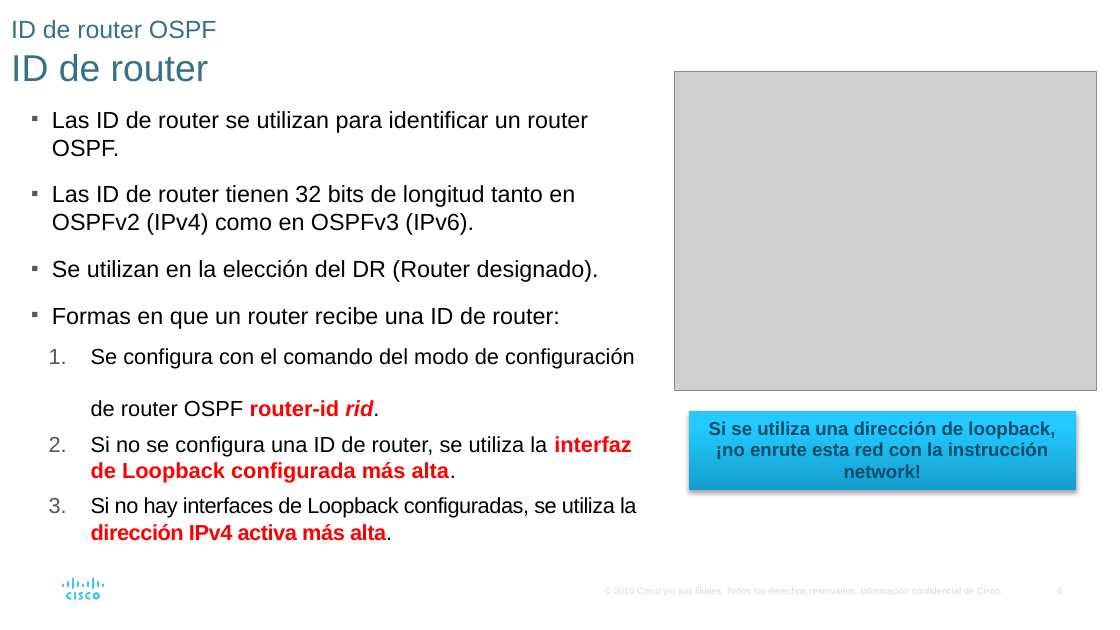
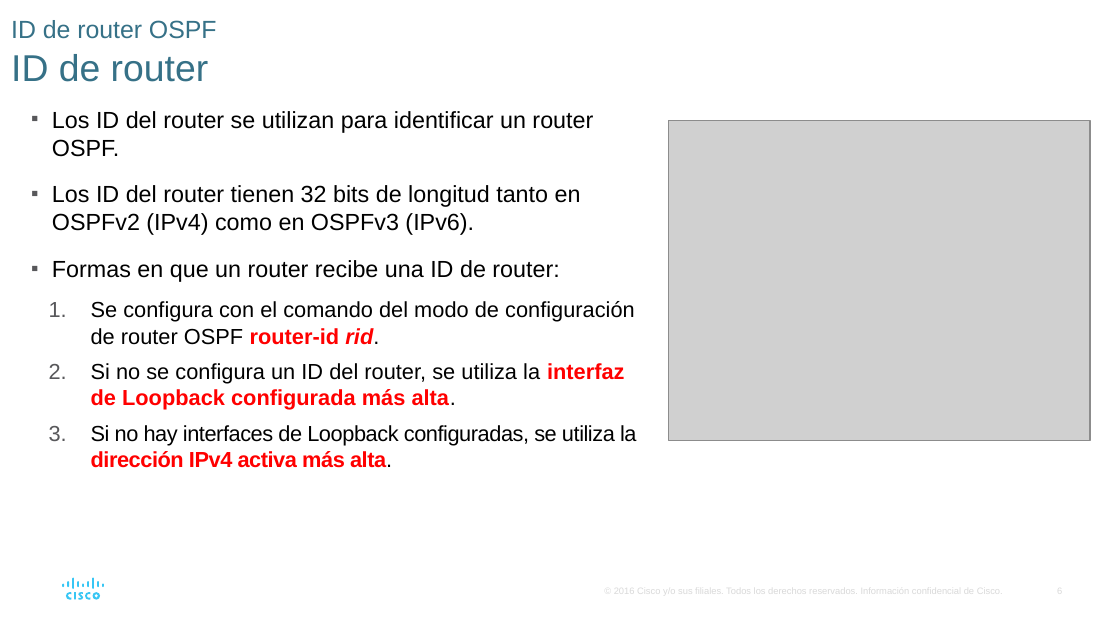
Before and after one commit to lizetheP/Seguridad, a slide deck: slide 6 of Calendario2024/Presentaciones/7_5_Ruteo_dinamico_OSPF.pptx. Drawn at 1120x630 pixels with LibreOffice and Linux fonts; fonts in the diff are those of the drawing; grey boxes stand for pictures. Boxes give left, top, right and bottom in pixels: in the first picture for what was removed or moved away, otherwise in the second. Text is boxed around its words. In the diff, an @@ line names an element or a change of style, - is before the commit and + after.

```diff
--- a/Calendario2024/Presentaciones/7_5_Ruteo_dinamico_OSPF.pptx
+++ b/Calendario2024/Presentaciones/7_5_Ruteo_dinamico_OSPF.pptx
@@ text at [52, 111, 593, 235]: text changed @@
-▪ Las ID de router se utilizan para identificar un router OSPF.
-▪ Las ID de router tienen 32 bits de longitud tanto en OSPFv2 (IPv4) como en OSPFv3 (IPv6).
-▪ Se utilizan en la elección del DR (Router designado).
+▪ Los ID del router se utilizan para identificar un router OSPF.
+▪ Los ID del router tienen 32 bits de longitud tanto en OSPFv2 (IPv4) como en OSPFv3 (IPv6).
@@ picture: place and size @@
-picture at [675, 72, 1098, 391]
+picture at [669, 121, 1091, 440]
@@ text at [91, 363, 624, 410]: text changed @@
-  2. Si no se configura una ID de router, se utiliza la interfaz de Loopback configurada más alta.
+  2. Si no se configura un ID del router, se utiliza la interfaz de Loopback configurada más alta.
@@ rectangle removed at [689, 411, 1076, 489] @@
-Si se utiliza una dirección de loopback, ¡no enrute esta red con la instrucción network!
```
Also in this commit, not shown: 3 other slides changed, 5 other files.
